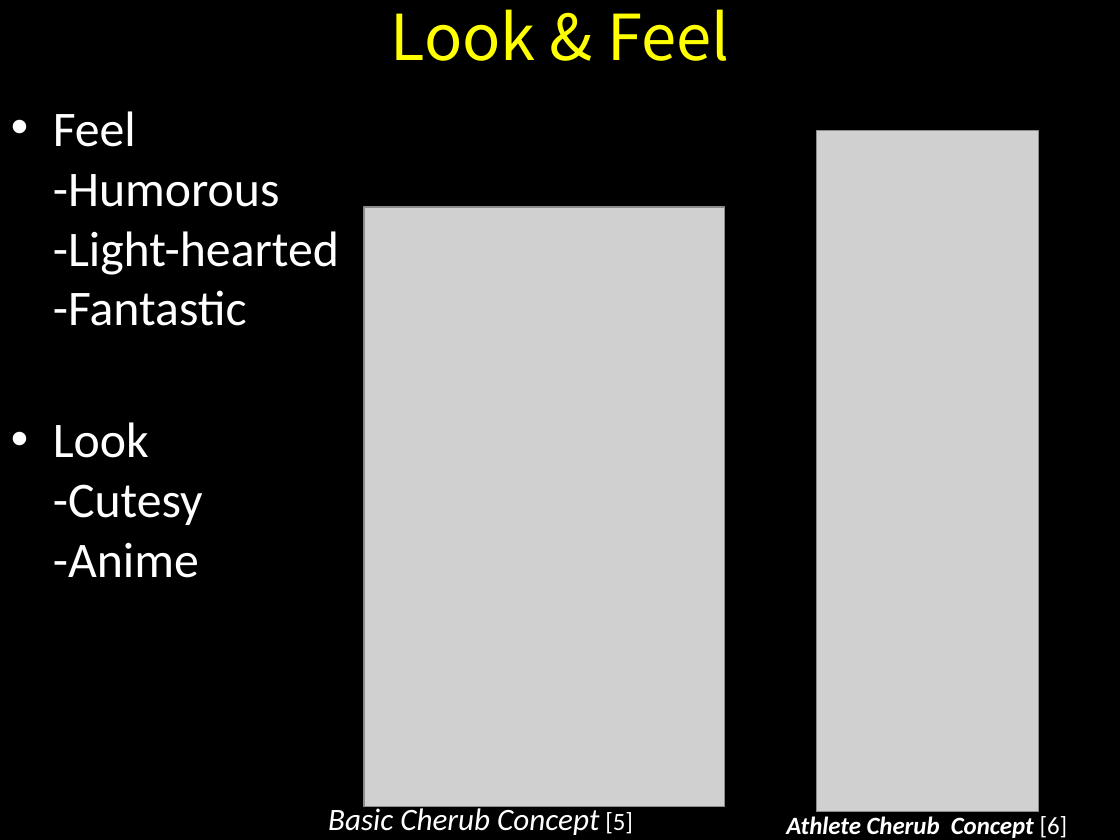
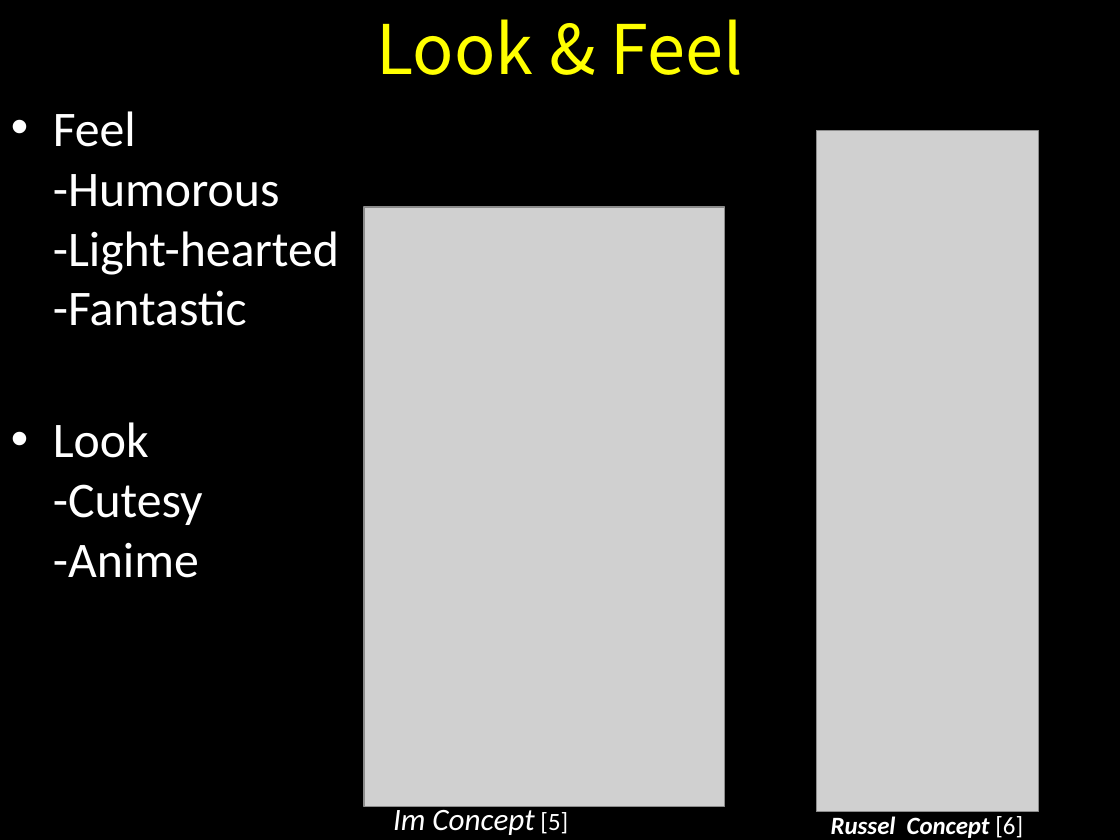
Before and after one commit to Endarire/UCICherubimDemo, a slide deck: slide 17 of Cherubim Game Pitch 10 30 18 (Greg Campbell).ppt (slide 16 before the commit). Drawn at 1120x840 pixels with LibreOffice and Linux fonts; fonts in the diff are those of the drawing; grey boxes stand for pictures. Boxes give left, top, right and bottom in pixels: in the first picture for what was removed or moved away, otherwise in the second. Text is boxed around its words. In the diff, an @@ line names an element or a change of style, - is before the commit and + after.

```diff
--- a/Cherubim Game Pitch 10 30 18 (Greg Campbell).ppt
+++ b/Cherubim Game Pitch 10 30 18 (Greg Campbell).ppt
@@ text "Look & Feel" at box(377, 19, 743, 75): size 40.7 to 44 pt; line spacing 0.9 to 1 @@
@@ text at box(393, 804, 568, 835): text changed @@
-Basic Cherub Concept [5]
+Im Concept [5]
@@ text at box(831, 816, 1023, 838): text changed @@
-Athlete Cherub Concept [6]
+Russel Concept [6]
```
Also in this commit, not shown: 19 other slides changed, 2 slides added.
